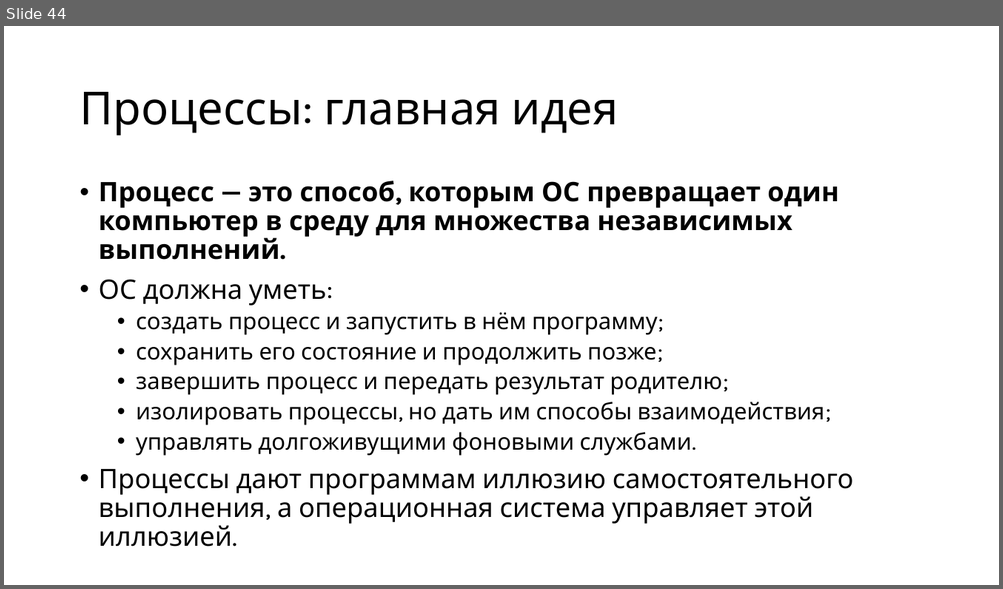
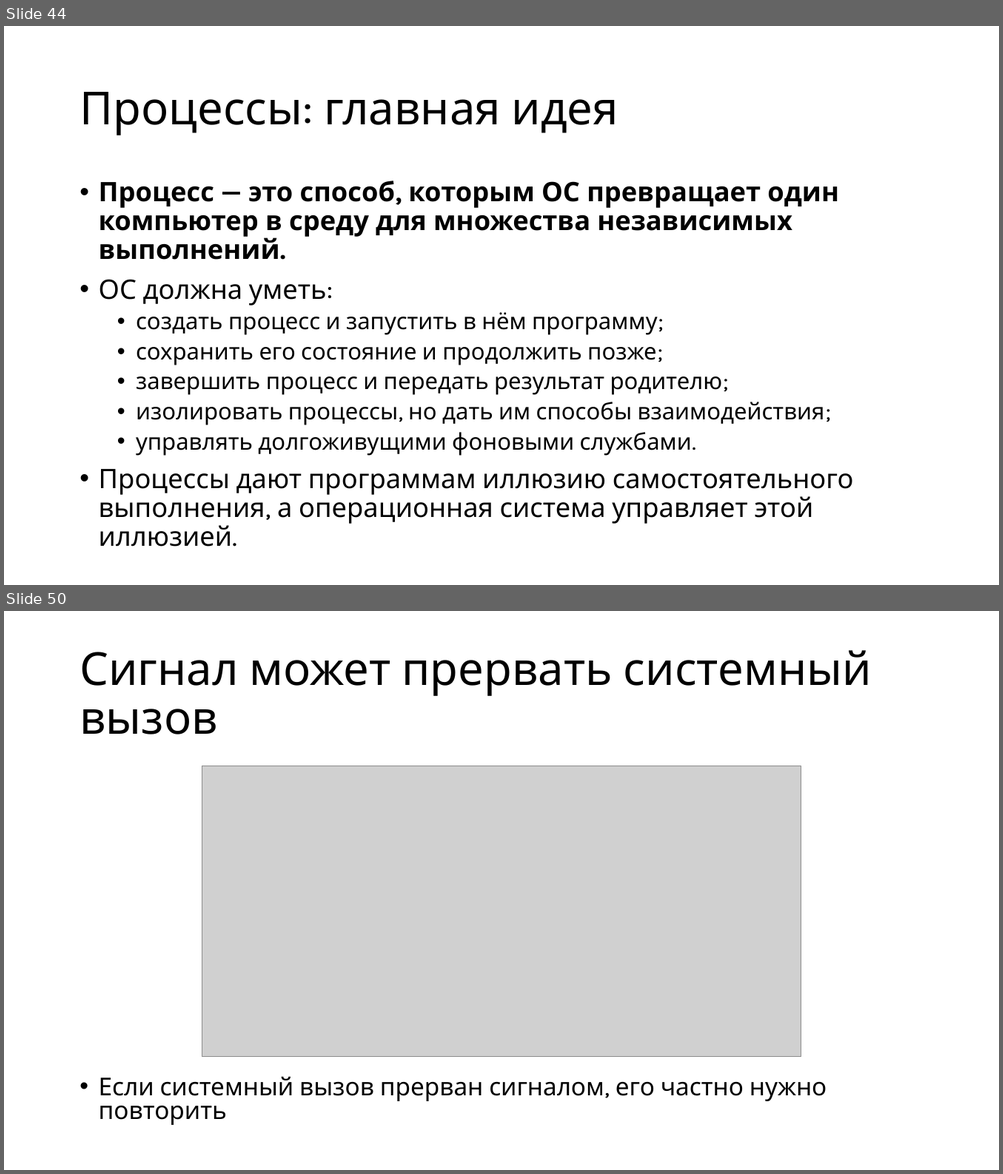
Before and after one commit to alexey-malov/os-course, a slide deck: lectures/03/Процессы.pptx. Shown one above the other, each under a label of ours: slide 44 before the commit, slides 44 and 50 after it; the slides between them are not shown. The pictures are 1003x589 and 1003x1174 pixels, drawn with LibreOffice and Linux fonts; fonts in the diff are those of the drawing; grey boxes stand for pictures. Boxes give left, top, right and bottom in pixels: in the first picture for what was removed or moved away, otherwise in the second. Text is boxed around its words. In the diff, an @@ line names an element or a change of style, - is before the commit and + after.

```diff
--- a/lectures/03/Процессы.pptx
+++ b/lectures/03/Процессы.pptx
@@ slide 50 added at <box>4,611,999,1170</box>, background #FFFFFF @@
@@ title added at <box>79,650,871,735</box>, 44 pt, text #000000 @@
+Сигнал может прервать системный вызов
@@ picture added at <box>202,766,801,1057</box> @@
@@ text added at <box>99,1076,827,1125</box>, 23.8 pt, text #000000 @@
+• Если системный вызов прерван сигналом, его частно нужно повторить
```
Also in this commit, not shown: 21 other slides added, 4 other files.
